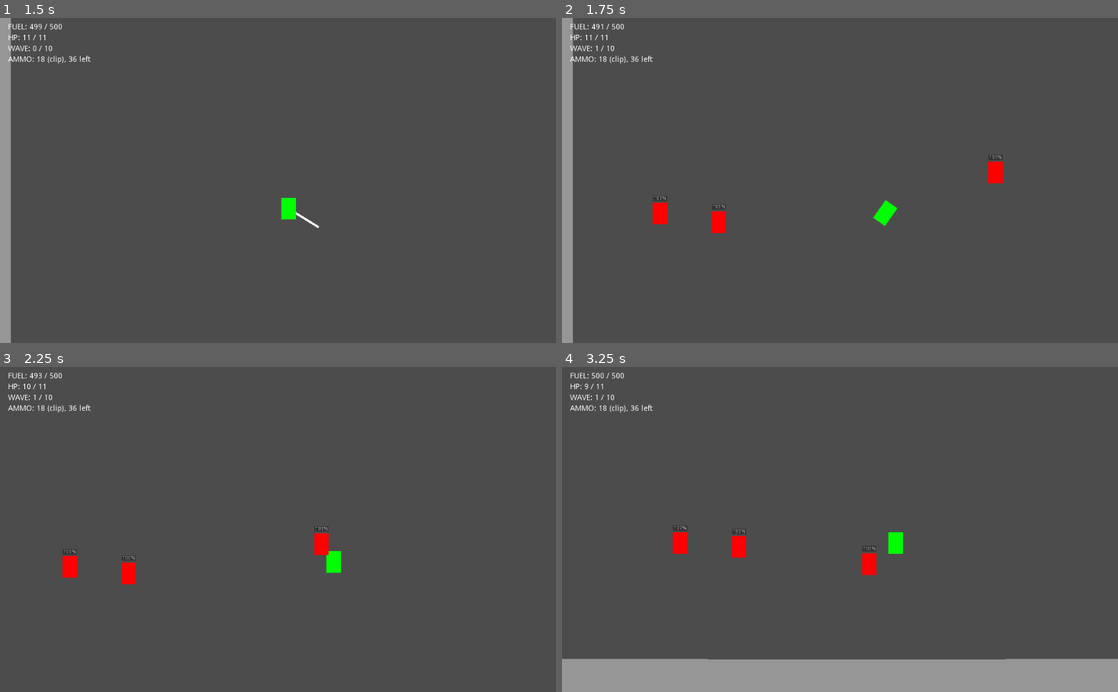
Above: before the commit, frames 1-4 (two rows, left to right).
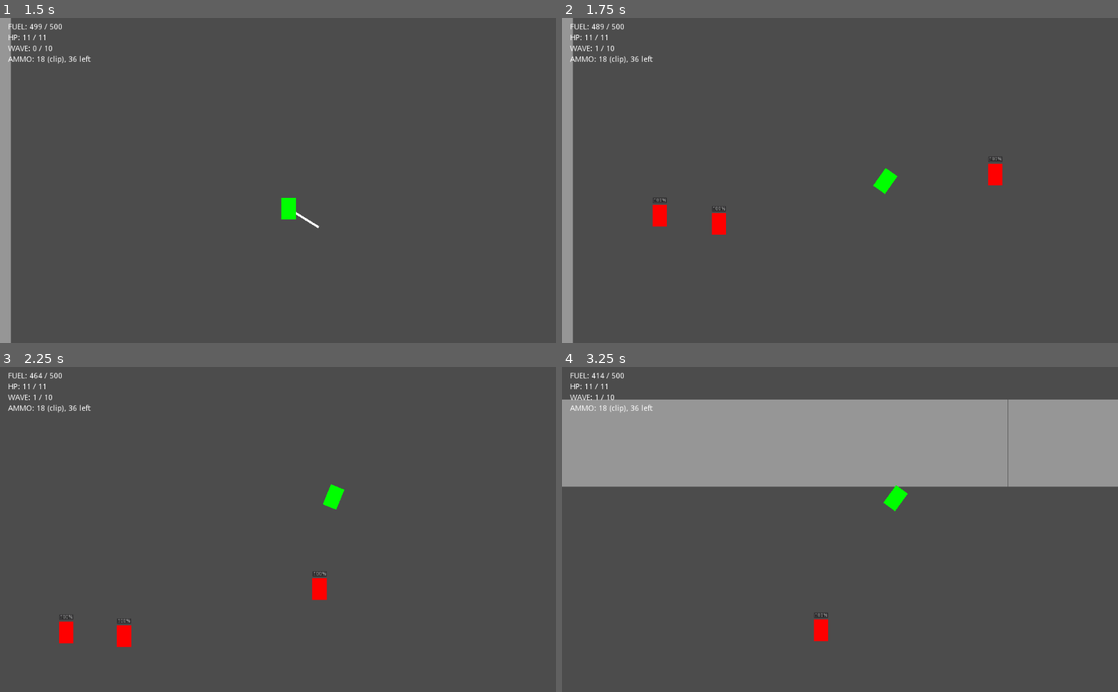
Above: after the commit, the same moments.

Repository: deengames/abu-hamid-x
Game: Godot game, scene res://prototype/MainMenu.tscn
Two runs of this game, one before a commit and one after it. Both use one fixed random seed, a clock stepped at 60 frames per second and the inputs below.
Inputs (mouse positions are in pixels of both pictures, inside the frame that each line leads up to):
- Up to frame 1 (1.5 s): click "New Game" at 0.5 s; tap Enter at 1.25 s; move the mouse to (400, 164) at 1.27 s; hold D (move_right) from 1.28 s (still down); click (400, 164) at 1.35 s
- Up to frame 2 (1.75 s): keep holding D (move_right); tap W (jump, bound only after the commit) at 1.52 s; tap Ctrl (toggle_jetpack) at 1.55 s
- Up to frame 3 (2.25 s): tap W (jump, bound only after the commit) at 1.82 s; move the mouse to (166, 545) at 2.02 s; release D (move_right) at 2.03 s; hold S (move_down) from 2.03 s (still down); tap Ctrl (toggle_jetpack) at 2.1 s
- Up to frame 4 (3.25 s): tap W (jump, bound only after the commit) at 2.27, 2.3, 2.57, 2.85 s; move the mouse to (895, 458) at 2.77 s; release S (move_down) at 2.78 s; hold D (move_right) from 2.78 s (still down); tap Space (jump, bound only before the commit) at 3.05 s

Frame 1 is identical in both runs. In frame 2, 0.6% of the frame differs, in the area x 6-80%, y 1-67%; in frame 3, 1.6%; in frame 4, 38%, in the area x 0-100%, y 1-100%.

Commit message:
Press up to jump; double jump to fly

Diff:
--- a/project.godot
+++ b/project.godot
@@ -40,7 +40,7 @@
  ]
 attack=[ Object(InputEventMouseButton,"resource_local_to_scene":false,"resource_name":"","device":0,"alt":false,"shift" …(209 unchanged characters)…
  ]
-jump=[ Object(InputEventKey,"resource_local_to_scene":false,"resource_name":"","device":0,"alt":false,"shift":false,"control":false,"meta":false,"command":false,"pressed":false,"scancode":32,"unicode":0,"echo":false,"script":null)
+jump=[ Object(InputEventKey,"resource_local_to_scene":false,"resource_name":"","device":0,"alt":false,"shift":false,"control":false,"meta":false,"command":false,"pressed":false,"scancode":87,"unicode":0,"echo":false,"script":null)
  ]
 boost=[ Object(InputEventKey,"resource_local_to_scene":false,"resource_name":"","device":0,"alt":false,"shift":false,"control":false,"meta":false,"command":false,"pressed":false,"scancode":16777237,"unicode":0,"echo":false,"script":null)
  ]
--- a/prototype/Character/Player/Player.gd
+++ b/prototype/Character/Player/Player.gd
@@ -156,9 +156,9 @@
 		velocity.x -= gained_velocity
 	if Input.is_action_pressed('move_right') and velocity.x < max_movement_speed:
 		velocity.x += gained_velocity
-	if Input.is_action_just_pressed('toggle_jetpack') and allow_jetpack:
-		is_using_jetpack = not is_using_jetpack
-		gravity_scale = 0 if is_using_jetpack else 2
+	if velocity.y != 0 and Input.is_action_just_pressed('jump') and allow_jetpack and not is_using_jetpack:
+		is_using_jetpack = true
+		gravity_scale = 0
 
 	if is_using_jetpack:
 		if Input.is_action_pressed('move_up') and velocity.y > -max_movement_speed:
--- a/prototype/Character/Player/Player.tscn
+++ b/prototype/Character/Player/Player.tscn
@@ -11,7 +11,7 @@
 custom_solver_bias = 0.0
 extents = Vector2( 15, 25 )
 
-[node name="Player" instance=ExtResource( 1 )]
+[node name="Player" index="0" instance=ExtResource( 1 )]
 
 gravity_scale = 2.0
 script = ExtResource( 2 )
@@ -28,9 +28,11 @@
 num_attacks_to_fly = 3
 flying_impulse_velocity = 4500
 flying_attack_min_velocity = 600
+flying_attack_cooldown = 1.5
 clip_size = 18
 seconds_to_reload = 1.0
 starting_bullets = 54
+bullets_per_second = 3.0
 
 [node name="Collision" parent="." index="0"]
 
